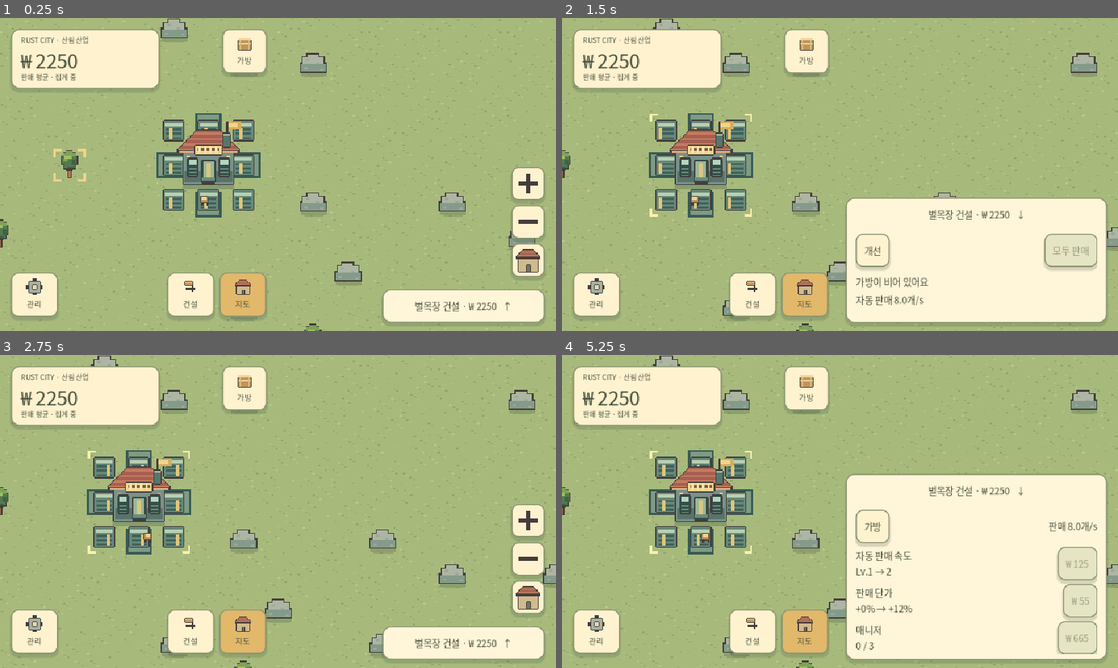
Above: before the commit, frames 1-4 (two rows, left to right).
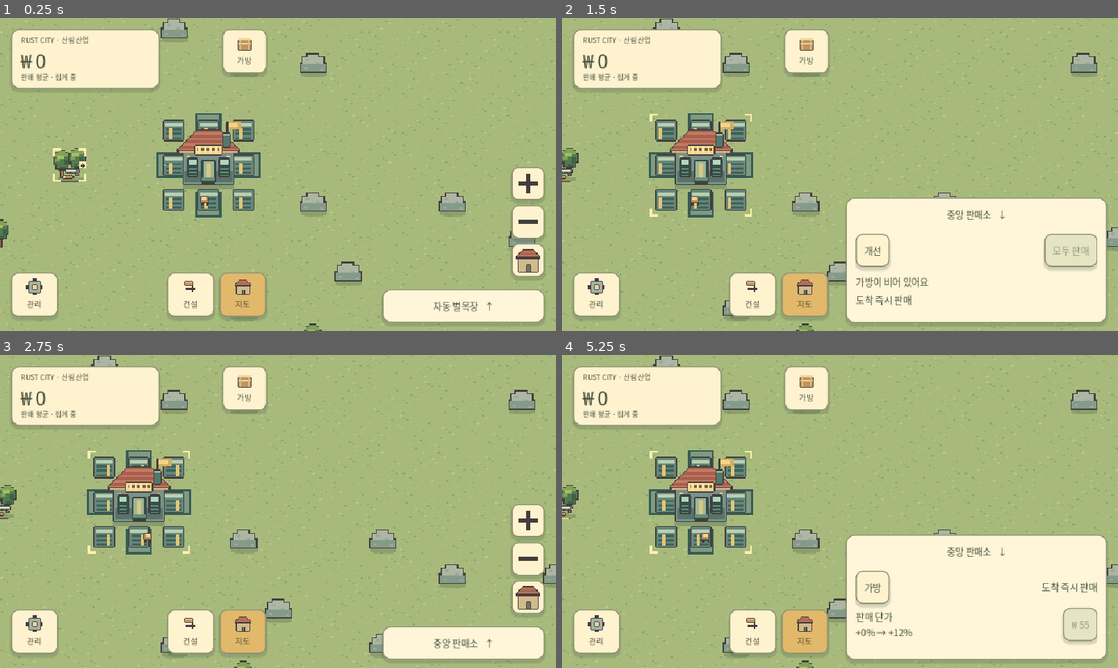
Above: after the commit, the same moments.

Repository: eoseureum/mobile-codex-game
Game: Godot game, scene res://scenes/Main.tscn
Two runs of this game, one before a commit and one after it. Both use one fixed random seed, a clock stepped at 60 frames per second and the inputs below.
Inputs (mouse positions are in pixels of both pictures, inside the frame that each line leads up to):
- Up to frame 1 (0.25 s): no input
- Up to frame 2 (1.5 s): click "가방" at 0.5 s; click "판매소로" at 1.25 s
- Up to frame 3 (2.75 s): click (417, 552) at 2 s, where only the run before the commit has a clickable "벌목장 건설 · ₩ 2250 ↓"
- Up to frame 4 (5.25 s): click (1023, 642) at 2.75 s, where only the run before the commit has a clickable "벌목장 건설 · ₩ 2250 ↑"; click (979, 552) at 3.5 s, where only the run after the commit has a clickable "중앙 판매소 ↓"; click (1023, 642) at 4.25 s, where only the run after the commit has a clickable "중앙 판매소 ↑"; click "개선" at 5 s

The runs differ from the first frame. In frame 1, 0.9% of the frame differs, in the area x 6-92%, y 11-94%; in frame 2, 0.8%; in frame 3, 0.6%; in frame 4, 12%, in the area x 0-98%, y 11-96%.

Commit message:
Start with one logging camp and sell all hub arrivals immediately

Diff:
--- a/scripts/core/factory.gd
+++ b/scripts/core/factory.gd
@@ -356,7 +356,7 @@
 			if e.kind=="cabin": result.operating=1.25
 			if e.kind=="cityWorkshop": result.shipment=1.1
 			if e.kind=="dispatchOffice": result.loading=1.8; result.cooldown=16.0
-	if central_sales():result.operating*=result.shipment
+	if central_sales():result.operating*=result.shipment*result.loading/1.5
 	if world_mode():_effects_cache=result
 	return result
 
@@ -594,9 +594,10 @@
 		var area=entity_rect(e)
 		for y in range(area.position.y,area.end.y):
 			for x in range(area.position.x,area.end.x):index[key(x,y)]=e
-		if e.kind=="market" and not e.paused:
+		if e.get("salesHub",false) and central_sales():SalesHub.sell_arrivals(self,e)
+		elif e.kind=="market" and not e.paused:
 			var sold_here=0
-			var rate=8*speed(e)*effects().loading/1.5 if central_sales() else 2*speed(e)
+			var rate=2*speed(e)
 			e.flowCredit=minf(rate,e.flowCredit+DT*rate)
 			var budget=int(floor(e.flowCredit+0.000000001))
 			while budget>0:
@@ -606,15 +607,13 @@
 					if e.saleFilters[ids[i]] and e.inputs.get(ids[i],0)>0: selected=i; break
 				if selected<0: break
 				var r=ids[selected]
-				if central_sales() and sale_price(e,r)>MAX_MONEY-int(state.cash):break
 				var paid=credit(sale_price(e,r));income+=paid;sold_here+=paid
 				add(e.inputs,r,-1)
 				add(state.totals.sold,r,1)
 				e.flowCredit=maxf(0,e.flowCredit-1)
 				budget-=1
 				e.saleCursor=(selected+1)%ids.size()
-				if r=="plank" or central_sales():event("first_auto_sale")
-				if central_sales():event("first_sale")
+				if r=="plank":event("first_auto_sale")
 			if world_mode() and sold_here>0:feedback_sale(sold_here,e.id)
 		if not e.paused and e.kind not in ["market","launchpad","generator"]: sources.append(e)
 		if not e.has("intakeCursors"): e.intakeCursors={}
@@ -665,6 +664,8 @@
 				if transport(e): e.queue.pop_front(); snapshots[e.id].queue.pop_front()
 				else: add(e.outputs,r,-1); add(snapshots[e.id].outputs,r,-1)
 				if target.kind=="launchpad": add(state.rocket.delivered,r,1)
+				elif target.get("salesHub",false) and central_sales():
+					add(target.inputs,r,1);SalesHub.sell_arrivals(self,target)
 				elif transport(target): target.queue.append(r)
 				else: add(target.inputs,r,1)
 				target.intakeCursors[p.resourceKey]=int(e.id.substr(1))
@@ -684,6 +685,7 @@
 	var dir=DIRS[int(target.direction)]
 	var backwards=source.x==target.x+dir.x and source.y==target.y+dir.y
 	if target.kind=="launchpad": return maxf(0,data.rocket.get(r,0)-state.rocket.delivered.get(r,0))
+	if target.get("salesHub",false) and central_sales():return 1 if sale_price(target,r)<=MAX_MONEY-int(state.cash) else 0
 	if transport(target): return 0 if backwards else maxf(0,(4 if target.level==1 else 8)-own.queue.size()-used)
 	if target.kind=="warehouse":
 		if world_mode():return 0 if backwards and target.get("dispatchResource")!=null else maxf(0,minf(capacity(target)-own.inputs.get(r,0)-used,storage_capacity(target)-target.inventory.get(r,0)-own.inputs.get(r,0)-used))
--- a/scripts/core/sales_hub.gd
+++ b/scripts/core/sales_hub.gd
@@ -69,6 +69,7 @@
 	var type=c.get("type","");var e=game.state.entities.get(c.get("entityId",""),{})
 	if type in ["configureWarehouse","setWarehouseSales","setReserve","setFilters","takeOrder","cancelOrder","setTradeRepeat"]:return "LOCKED"
 	if e.get("salesHub",false) and type in ["demolish","pause","rotate"]:return "PROTECTED"
+	if e.get("salesHub",false) and type in ["upgrade","upgradeManager"]:return "LOCKED"
 	if type in ["upgrade","upgradeIncome","upgradeManager"] and not started(game):return "LOCKED"
 	if type=="insertSawmill":
 		if e.get("kind","")!="belt" or game.has_facility("sawmill"):return "LOCKED"
@@ -104,3 +105,15 @@
 		if not game.affordable(game.data.research.cash):return "INSUFFICIENT_CASH"
 		game.pay(game.data.research.cash);game.state.unlocks.smelting=true;return "OK"
 	return "PASS"
+
+## Sell every payable item immediately, including older buffered deliveries.
+static func sell_arrivals(game,e):
+	var earned=0
+	for r in e.inputs.keys():
+		var price=game.sale_price(e,r)
+		var n=mini(int(e.inputs[r]),int(floor(float(game.MAX_MONEY-int(game.state.cash))/price)))
+		if n<=0:continue
+		game.add(e.inputs,r,-n);game.add(game.state.totals.sold,r,n)
+		earned+=game.credit(n*price)
+	if earned>0:
+		game.sale(earned,"market",e.id);game.event("first_auto_sale");game.event("first_sale")
--- a/scripts/core/world_rules.gd
+++ b/scripts/core/world_rules.gd
@@ -12,6 +12,8 @@
 	game.state.factory.startMode="empty";game.state.factory.pioneerForestId=""
 	game.invalidate_index()
 	game.upgrade_world()
+	# Use the ordinary paid build so recovery and saved investment stay consistent.
+	game.command({"type":"build","kind":"forest","x":62,"y":64})
 static func pioneer_sale(game,e):
 	if game.central_sales():return
 	if e.id!=game.state.factory.get("pioneerForestId","") or e.kind!="forest":return
--- a/scripts/ui/main.gd
+++ b/scripts/ui/main.gd
@@ -114,6 +114,9 @@
 		await _ui_test()
 
 func _focus_city():
+	if game.central_sales() and not game.recorded("first_collection") and not game.recorded("first_sale"):
+		var pioneer=game.state.entities.get(game.state.factory.get("pioneerForestId",""),{})
+		if not pioneer.is_empty():selected=pioneer.id
 	if game.central_sales() and not game.SalesHub.started(game):
 		selected="";selected_tile=Vector2i(62,64);map.selection=selected_tile
 		game.invalidate_index();game.clear_effects();world_tools.reset();map.focus_district();return
@@ -456,7 +459,7 @@
 func _project_effect(kind):
 	if game.central_sales():
 		if kind=="cityWorkshop":return "판매 단가 +10%"
-		if kind=="dispatchOffice":return "자동 판매 속도 +20%"
+		if kind=="dispatchOffice":return "판매 단가 +20%"
 	return "판매 단가 +25%" if game.world_mode() and kind=="cabin" else game.data.projects[kind].effect
 func _industry():
 	if game.world_mode():Panels.industry(self);return
--- a/scripts/ui/production_card.gd
+++ b/scripts/ui/production_card.gd
@@ -101,11 +101,9 @@
 	var game=ui.game
 	if ui.inspect_details:
 		var back=ui._row();ui._button(back,"가방",func():ui.inspect_details=false;ui._rebuild());ui._spacer(back)
-		ui._bind_label(back,func():return "판매 %.1f개/s"%(8*game.speed(e)*game.effects().loading/1.5))
-		var f=game.recipe(e);var level=int(e.level);var income=int(e.get("incomeLevel",0));var manager=int(e.get("managerLevel",0))
-		hub_upgrade(ui,"자동 판매 속도\nLv.%d → %d"%[level,level+1],f.upgradeCosts[mini(level-1,f.upgradeCosts.size()-1)],{"type":"upgrade","entityId":e.id},level>=f.maxLevel)
+		ui._label(back,"도착 즉시 판매")
+		var f=game.recipe(e);var income=int(e.get("incomeLevel",0))
 		hub_upgrade(ui,"판매 단가\n+%d%% → +%d%%"%[income*12,(income+1)*12],f.incomeCosts[mini(income,9)],{"type":"upgradeIncome","entityId":e.id},income>=10)
-		hub_upgrade(ui,"매니저\n%d / 3"%manager,f.managerCosts[mini(manager,2)],{"type":"upgradeManager","entityId":e.id},manager>=3 or not game.recorded("first_auto_sale"))
 		return
 	var row=ui._row();ui._button(row,"개선",func():ui.inspect_details=true;ui._rebuild());ui._spacer(row)
 	var all_button=ui._button(row,"모두 판매",func():ui._command({"type":"sellInventory","entityId":e.id}));all_button.name="SellAllButton"
@@ -122,7 +120,7 @@
 		ui.bindings.append(func():if is_instance_valid(sell):sell.disabled=game.stock(r)<=0)
 	if resources.is_empty():ui._label(ui.body,"가방이 비어 있어요")
 	if resources.size()>4:Panels.pager(ui,"hub_bag",resources.size())
-	ui._bind_label(ui.body,func():return "자동 판매 %.1f개/s"%(8*game.speed(e)*game.effects().loading/1.5))
+	ui._label(ui.body,"도착 즉시 판매")
 static func hub_upgrade(ui,title,cost,command,locked):
 	var row=ui._row();var label=ui._label(row,title);label.clip_text=true;label.size_flags_horizontal=Control.SIZE_EXPAND_FILL
 	var button=ui._button(row,"₩ "+ui.game.money(cost),func():ui._command(command))
--- a/tests/test_sales_hub.gd
+++ b/tests/test_sales_hub.gd
@@ -13,14 +13,14 @@
 	check(hubs.size()==1,"new city has one permanent central hub")
 	if hubs.is_empty():print("SALES_HUB: %d checks, %d failures"%[checks,failures]);quit(1);return
 	var hub=hubs[0]
-	check(g.state.cash==2250 and g.state.entities.size()==1,"free hub leaves the first-camp budget intact")
-	var guard=Factory.new();guard.fresh(0,true,42)
+	check(g.state.cash==0 and g.state.entities.size()==2,"new city starts with hub and a paid prebuilt logging camp")
+	check(g.at(62,64).get("kind","")=="forest" and g.at(62,64).investedCash==2250,"starter camp retains its construction investment")
+	var guard=Factory.new();load("res://tests/world_fixture.gd").empty(guard);guard.upgrade_world()
 	check(guard.command({"type":"clearArea","from":{"x":62,"y":64},"to":{"x":62,"y":64}})=="LOCKED","first-camp funds cannot be consumed by terrain clearing")
 	check(guard.command({"type":"buildRoute","from":{"x":63,"y":64},"to":{"x":65,"y":64}})=="LOCKED","first-camp funds cannot be spent on an empty conveyor route")
 	for y in range(63,66):
 		for x in range(65,68):check(g.at(x,y).get("id")==hub.id,"whole hub footprint is occupied")
 	check(g.command({"type":"build","kind":"warehouse","x":64,"y":64})=="LOCKED","warehouse removed from construction")
-	check(g.command({"type":"build","kind":"forest","x":62,"y":64})=="OK","first camp uses cash only")
 	var camp=g.at(62,64)
 	g.advance(12)
 	check(g.state.cash==0 and g.state.totals.earned==0 and camp.outputs.get("log",0)==2,"logging makes items without onsite income")
@@ -67,7 +67,7 @@
 		var edge=Vector2i(entry[0],entry[1])+Factory.DIRS[entry[2]]
 		check(delivery.transfers.size()==1 and delivery.transfers[0].targetX==edge.x and delivery.transfers[0].targetY==edge.y,"item motion lands at its real receiving edge")
 		delivery.advance(1.25)
-		check(delivery.state.cash==2285 and belt.queue.is_empty(),"hub accepts a delivery at perimeter "+str(entry))
+		check(delivery.state.cash==35 and belt.queue.is_empty(),"hub accepts a delivery at perimeter "+str(entry))
 	var route=g.command({"type":"build","kind":"belt","x":67,"y":65})
 	check(route=="OCCUPIED","building cannot overlap the far corner of the hub")
 	var path=World.route_quote(g,{"x":64,"y":64},{"x":68,"y":64},false)
@@ -107,6 +107,31 @@
 	check(full.upgrade_world() and full.state.entities.size()==World.MAX_ENTITIES+1,"full legacy city gains a hub without deleting a player building")
 	check(store.validate(store.snapshot(full)).is_empty(),"full migrated city remains saveable with its extra public building")
 	var saturated=Factory.new();saturated.fresh(0,true,42)
+	var instant=Factory.new();instant.fresh(0,true,42)
+	var instant_hub=instant.sales_hub();instant_hub.inputs={"log":1000,"plank":1000};instant.state.bag={"log":7}
+	var expected=1000*(instant.sale_price(instant_hub,"log")+instant.sale_price(instant_hub,"plank"))
+	instant.advance(Factory.DT)
+	check(instant_hub.inputs.is_empty() and instant.state.cash==expected,"entire mixed backlog sells in one tick without processing or storage limits")
+	check(instant.stock("log")==7 and instant.state.totals.sold.log==1000 and instant.state.totals.sold.plank==1000,"instant sales reconcile cash and units without touching bag")
+	var incoming=instant.create_entity("belt",64,64,{"direction":1});incoming.queue=["log"];incoming.flowCredit=1
+	instant.advance(Factory.DT)
+	check(incoming.queue.is_empty() and instant_hub.inputs.is_empty() and instant.state.cash==expected+35,"arrival is credited during the transfer tick")
+	for kind in ["upgrade","upgradeManager"]:
+		check(instant.command({"type":kind,"entityId":instant_hub.id})=="LOCKED","obsolete hub speed purchases cannot consume money")
+	instant.state.cash=Factory.MAX_MONEY
+	incoming.queue=["log"];incoming.flowCredit=1;instant.advance(Factory.DT)
+	check(incoming.queue==["log"] and instant_hub.inputs.is_empty(),"cash cap leaves unpaid arrivals on the conveyor")
+	var multi=Factory.new();multi.fresh(0,true,42)
+	for entry in [[64,63,1],[64,64,1],[64,65,1],[68,63,3],[68,64,3],[68,65,3],[65,62,2],[66,62,2],[67,62,2],[65,66,0],[66,66,0],[67,66,0]]:
+		var feed=multi.create_entity("belt",entry[0],entry[1],{"direction":entry[2],"level":2,"flowCredit":3})
+		feed.queue=["log","log","log"]
+	multi.advance(Factory.DT)
+	check(multi.state.cash==36*35 and multi.state.totals.sold.get("log",0)==36 and multi.transfers.size()==36,"all twelve sides sell 36 simultaneous arrivals without a shared processing limit")
+	var ledger=0
+	for receipt in multi.state.recentSales:ledger+=receipt.cash
+	check(ledger==multi.state.cash and multi.state.totals.earned==ledger,"simultaneous arrival receipts count income exactly once")
+	multi.create_entity("dispatchOffice",80,80,{"project":{"complete":true,"materials":{},"remainingS":0}});multi.clear_effects()
+	check(multi.sale_price(multi.sales_hub(),"log")==42,"dispatch office retains a useful twenty-percent price bonus instead of obsolete sales speed")
 	saturated.state.cash=Factory.MAX_MONEY-35;saturated.state.bag={"log":3}
 	check(saturated.command({"type":"sellInventory","entityId":saturated.sales_hub().id})=="OK" and saturated.stock("log")==2 and saturated.state.cash==Factory.MAX_MONEY,"money cap keeps unsold bag items")
 	saturated.state.cash=Factory.MAX_MONEY-35;saturated.sales_hub().inputs.log=3;saturated.advance(1)
--- a/tests/test_sales_hub_ui.gd
+++ b/tests/test_sales_hub_ui.gd
@@ -24,19 +24,19 @@
 func run():
 	var g=Factory.new();g.fresh(0,true,42)
 	check(UX.feature(g,"inventory"),"bag is available before first construction")
-	check(UX.catalog(g)==["forest"],"free public hub does not count as a started factory")
-	g.command({"type":"build","kind":"forest","x":62,"y":64});var camp=g.at(62,64)
+	check("belt" in UX.catalog(g) and "warehouse" not in UX.catalog(g),"starter camp exposes usable construction without warehouses")
+	var camp=g.at(62,64)
 	var q=UX.suggestion(g,camp)
 	check(q.get("action","")=="connectMarket" and q.get("cash",0)==150 and q.get("cells",[]).size()==2,"first expansion is a two-belt 150-cash hub connection")
 	check(UX.feature(g,"logistics"),"logistics unlock after the first camp")
 	check(not "warehouse" in UX.catalog(g,true) and not "market" in UX.catalog(g,true),"catalog never offers retired warehouses or duplicate hubs")
 	var ui=load("res://scenes/Main.tscn").instantiate();ui.allow_save=false;ui.busy=true;root.add_child(ui);await settle()
 	ui.game.fresh(0,true,42);ui._focus_city();ui._rebuild();ui._layout();await settle()
-	check(ui.selected=="" and ui.selected_tile==Vector2i(62,64),"new city highlights the first tree without selecting hub")
+	check(ui.selected==ui.game.at(62,64).id and ui.selected_tile==Vector2i(62,64),"new city selects its ready logging camp")
 	ui._tile(Vector2i(62,64));await settle()
-	check(buttons(ui.body).filter(func(b):return "부지 정리" in b.text or "컨베이어" in b.text).is_empty(),"free hub does not expose logistics before first camp")
+	check(named(ui.body,"CollectButton")!=null,"opening immediately exposes production collection")
 	check(ui.header.get_node("WarehouseButton").visible and ui.header.get_node("WarehouseButton/Caption").text=="가방","always-visible bag replaces warehouse caption")
-	ui.game.command({"type":"build","kind":"forest","x":62,"y":64});camp=ui.game.at(62,64)
+	camp=ui.game.at(62,64)
 	ui.selected=camp.id;ui.sheet_fraction=0.42;ui._rebuild();ui._layout();await settle()
 	var collect=named(ui.body,"CollectButton")
 	check(collect!=null,"production card has a dedicated collection control")
@@ -69,12 +69,13 @@
 		ui._tile(Vector2i(67,65));await settle()
 		check(ui.selected==hub.id,"every footprint tile selects the hub")
 		check(named(ui.body,"SellAllButton")!=null,"hub offers sell all")
+		check("도착 즉시 판매" in texts(ui.body) and not "개/s" in " ".join(texts(ui.body)),"hub communicates immediate sales without processing rates")
 		check(buttons(ui.body).filter(func(b):return b.has_meta("sellResource")).size()<=4,"hub shows at most four sale stacks")
 		check(buttons(ui.body).filter(func(b):return "철거" in b.text or "회전" in b.text or "일시 정지" in b.text).is_empty(),"protected hub has no invalid maintenance actions")
 		check(ui.body.get_combined_minimum_size().y<=ui.scroll.size.y+2,"hub page fits without scrolling: "+str(screen))
 		check(ui.body.get_combined_minimum_size().x<=ui.scroll.size.x+2,"hub page fits horizontally: "+str(screen))
 		ui.inspect_details=true;ui.inspector_page="improve";ui._rebuild();await settle()
-		check(buttons(ui.body).filter(func(b):return "₩" in b.text).size()>0,"cash upgrades remain accessible")
+		check(buttons(ui.body).filter(func(b):return "₩" in b.text).size()==1,"only useful price upgrade is offered at the hub")
 		check(ui.body.get_combined_minimum_size().y<=ui.scroll.size.y+2,"hub upgrades fit without scrolling: "+str(screen))
 	var complex=ui.game.create_entity("structureFactory",80,80)
 	for screen in [Vector2(320,568),Vector2(844,320)]:
@@ -92,7 +93,7 @@
 	if sell!=null:
 		ui.busy=false;sell.pressed.emit();await settle();ui.busy=true
 		check(ui.game.state.cash>cash and ui.game.stock("log")==0,"hub touch sale credits cash and removes bag stacks")
-	ui.game.fresh(0,true,42);ui.game.command({"type":"build","kind":"forest","x":62,"y":64});ui.game.state.cash=10000
+	ui.game.fresh(0,true,42);ui.game.state.cash=10000
 	ui.game.state.world.nodes.erase("80,80");ui.game.state.world.nodes.erase("80,81")
 	ui.visible_game=false;ui.busy=false;var before=JSON.stringify(ui.game.state)
 	ui._build_at("sawmill",Vector2i(80,80));await settle()
@@ -128,14 +129,14 @@
 func web_fixtures():
 	var store=load("res://scripts/core/save_store.gd").new()
 	DirAccess.make_dir_recursive_absolute("res://build/fixtures")
-	var game=Factory.new();game.fresh(0,true,42);game.command({"type":"build","kind":"forest","x":62,"y":64});game.advance(30)
+	var game=Factory.new();game.fresh(0,true,42);game.advance(30)
 	FileAccess.open("res://build/fixtures/hub-ready.json",FileAccess.WRITE).store_string(store.export_text(game))
 	game.command({"type":"collect","entityId":game.at(62,64).id})
 	for i in range(6):
 		var r=game.data.resources.keys()[i];game.state.bag[r]=i+1;game.state.totals.produced[r]=i+1
 	game.state.stage=game.data.stages[-1];game.state.unlocks.offline=true;game.state.cash=10000;game.event("first_sale");game.event("first_auto_sale")
 	FileAccess.open("res://build/fixtures/hub-stacks.json",FileAccess.WRITE).store_string(store.export_text(game))
-	game.fresh(0,true,42);game.command({"type":"build","kind":"forest","x":62,"y":64});game.advance(30)
+	game.fresh(0,true,42);game.advance(30)
 	game.command({"type":"collect","entityId":game.at(62,64).id});game.command({"type":"sellInventory","entityId":game.sales_hub().id})
 	game.command({"type":"buildRoute","from":{"x":62,"y":64},"to":{"x":65,"y":64}});game.advance(138)
 	FileAccess.open("res://build/fixtures/hub-inline.json",FileAccess.WRITE).store_string(store.export_text(game))
--- a/tests/world_fixture.gd
+++ b/tests/world_fixture.gd
@@ -3,6 +3,7 @@
 static func empty(game,seed_value=42):
 	game.fresh(0,true,seed_value)
 	game.state.entities={};game.state.nextId=1
+	game.state.cash=game.data.facilities.forest.cost;game.state.records=[]
 	game.state.factory.erase("economyVersion");game.state.factory.erase("salesHubId")
 	game.state.factory.startMode="empty";game.state.factory.pioneerForestId=""
 	game.state.world.spawn={"x":62,"y":64}
Binary file changed: assets/fonts/RustCity.otf
Not shown, changed: README.md
Not shown, changed: tools/hub_web_check.py
